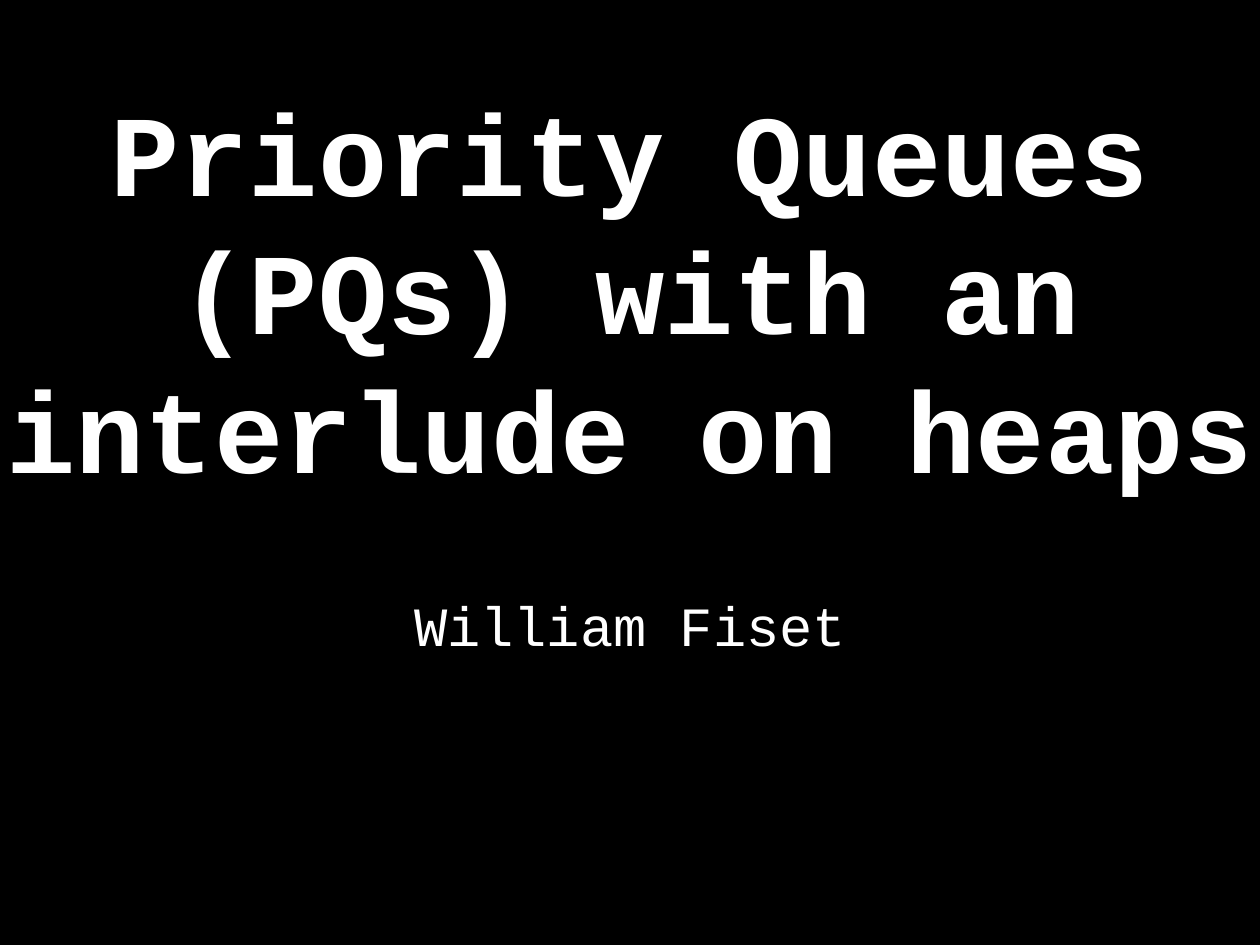
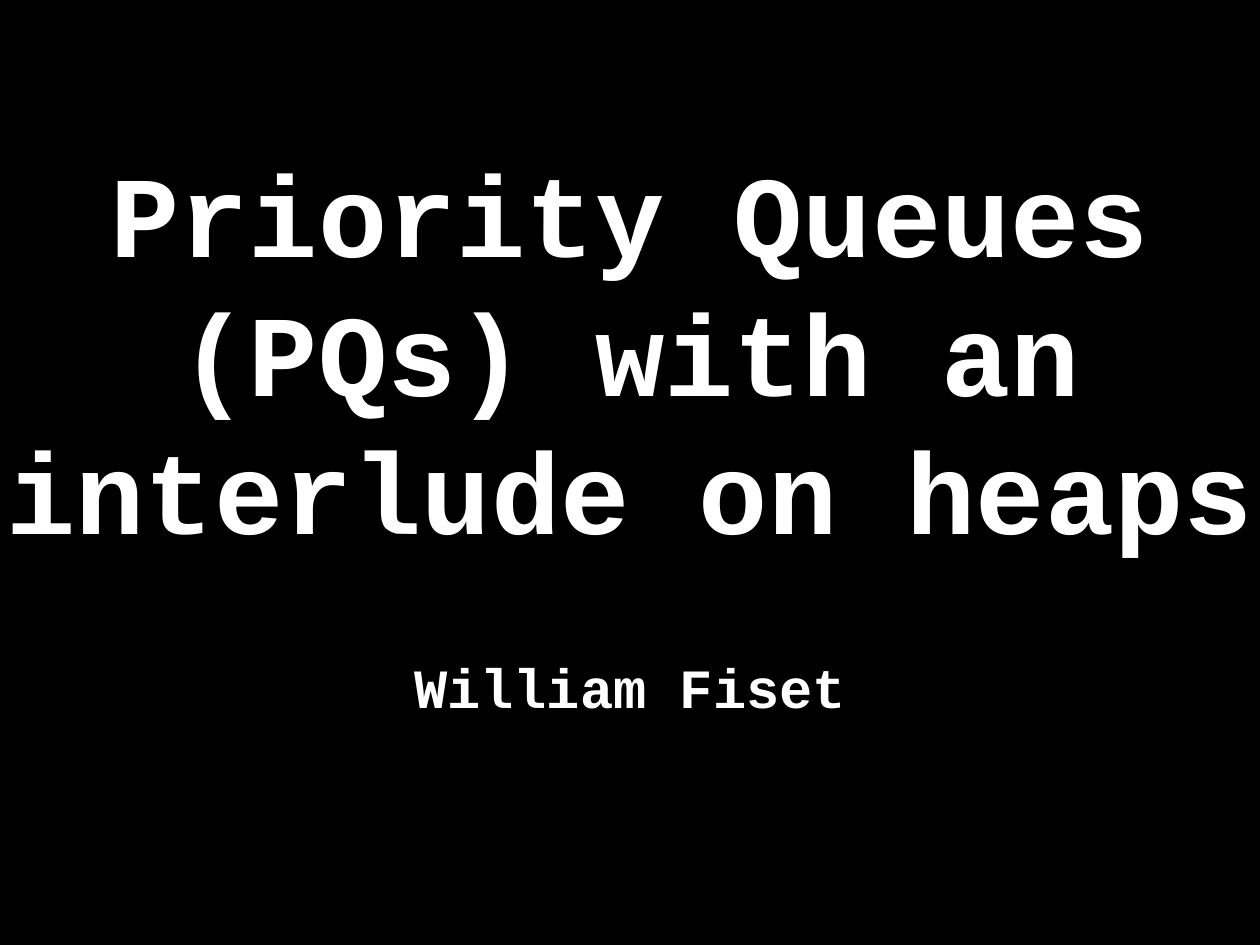
Before and after one commit to williamfiset/DEPRECATED-data-structures, a slide deck: slide 1 of PriorityQueue/presentation/PriorityQueue.pptx. Drawn at 1260x945 pixels with LibreOffice and Linux fonts; fonts in the diff are those of the drawing. Boxes give left, top, right and bottom in pixels: in the first picture for what was removed or moved away, otherwise in the second. Text is boxed around its words. In the diff, an @@ line names an element or a change of style, - is before the commit and + after.

```diff
--- a/PriorityQueue/presentation/PriorityQueue.pptx
+++ b/PriorityQueue/presentation/PriorityQueue.pptx
@@ title "Priority Queues (PQs) with an ...": place and size @@
-title "Priority Queues (PQs) with an ..." at <box>6,113,1253,497</box>
+title "Priority Queues (PQs) with an ..." at <box>6,175,1253,558</box>
@@ subtitle "William Fiset": place and size @@
-subtitle "William Fiset" at <box>414,606,846,647</box>
+subtitle "William Fiset" at <box>414,668,846,709</box>
@@ subtitle "William Fiset" at <box>414,668,846,709</box>: bold on @@
```
Also in this commit, not shown: 3 other slides changed, 1 slide added, 7 slides removed, 2 other files.
